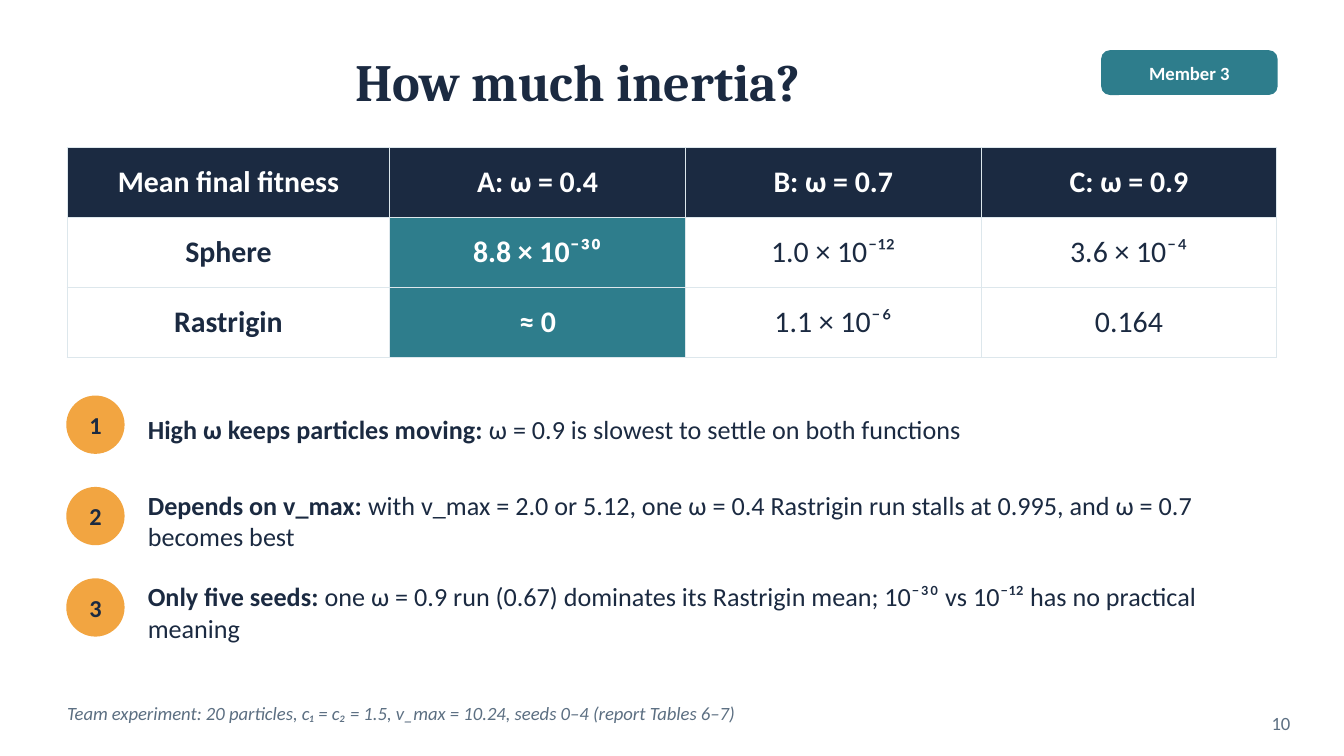
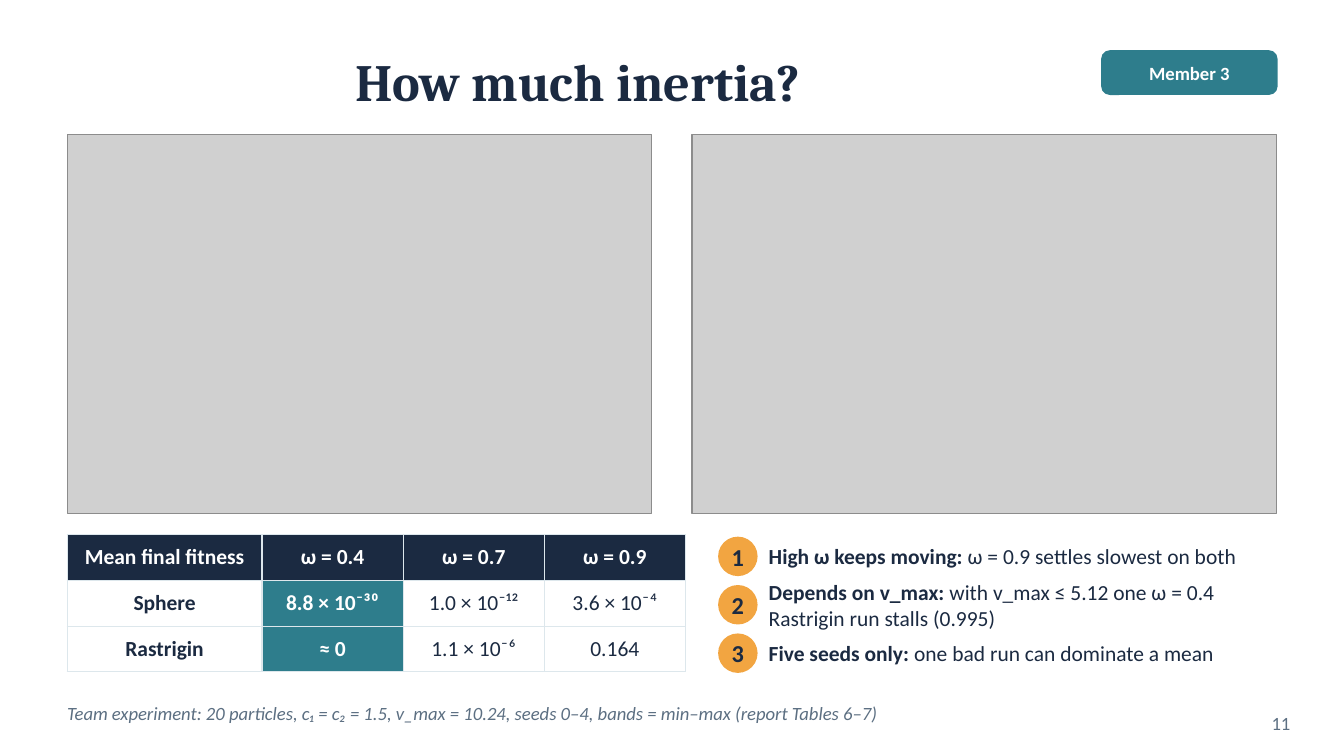
Before and after one commit to huynhhuuphucminh/Seminar-AI, a slide deck: slide 11 of slides/Slide_Seminar_PSO.pptx (slide 10 before the commit). Drawn at 1344x756 pixels with LibreOffice and Linux fonts; fonts in the diff are those of the drawing; grey boxes stand for pictures. Boxes give left, top, right and bottom in pixels: in the first picture for what was removed or moved away, otherwise in the second. Text is boxed around its words. In the diff, an @@ line names an element or a change of style, - is before the commit and + after.

```diff
--- a/slides/Slide_Seminar_PSO.pptx
+++ b/slides/Slide_Seminar_PSO.pptx
@@ picture added at (67,134,652,513) @@
@@ picture added at (692,134,1277,513) @@
@@ ellipse removed at (67,396,124,453) @@
@@ ellipse removed at (67,488,124,544) @@
@@ table at (67,535,685,669) @@
-row 1: Mean final fitness | A: ω = 0.4 | B: ω = 0.7 | C: ω = 0.9
+row 1: Mean final fitness | ω = 0.4 | ω = 0.7 | ω = 0.9
@@ size 16 to 11.5 pt in "Mean final fitness", "Sphere", "8.8 × 10⁻³⁰", "1.0 × 10⁻¹²" and 5 more places @@
@@ table: place and size @@
-table at (67,148,1277,341)
+table at (67,535,685,669)
@@ text "1": place and size @@
-text "1" at (89,418,101,434)
+text "1" at (732,550,744,566)
@@ ellipse added at (719,538,757,575), fill #F2A541, outline #F2A541 1 pt @@
@@ text at (769,549,1236,568): text changed; size 14 to 11.5 pt @@
-High ω keeps particles moving: ω = 0.9 is slowest to settle on both functions
+High ω keeps moving: ω = 0.9 settles slowest on both
@@ ellipse removed at (67,579,124,636) @@
@@ text removed at (148,586,1196,643) @@
-Only five seeds: one ω = 0.9 run (0.67) dominates its Rastrigin mean; 10⁻³⁰ vs 10⁻¹² has no practical meaning
@@ text "2": place and size @@
-text "2" at (89,509,101,525)
+text "2" at (732,598,744,614)
@@ ellipse added at (719,586,757,624), fill #F2A541, outline #F2A541 1 pt @@
@@ text at (769,585,1214,630): text changed; size 14 to 11.5 pt @@
-Depends on v_max: with v_max = 2.0 or 5.12, one ω = 0.4 Rastrigin run stalls at 0.995, and ω = 0.7 becomes best
+Depends on v_max: with v_max ≤ 5.12 one ω = 0.4 Rastrigin run stalls (0.995)
@@ text "3": place and size @@
-text "3" at (89,601,101,617)
+text "3" at (732,646,744,662)
@@ ellipse added at (719,634,757,672), fill #F2A541, outline #F2A541 1 pt @@
@@ text added at (769,646,1213,665), 11.5 pt, text #1B2A41 @@
+Five seeds only: one bad run can dominate a mean
@@ text at (67,706,877,723): text changed @@
-Team experiment: 20 particles, c₁ = c₂ = 1.5, v_max = 10.24, seeds 0–4 (report Tables 6–7)
+Team experiment: 20 particles, c₁ = c₂ = 1.5, v_max = 10.24, seeds 0–4, bands = min–max (report Tables 6–7)
@@ page number at (1272,718,1291,730): text changed @@
-10
+11
```
Also in this commit, not shown: 1 other slide changed, 1 slide added, 4 other files.
